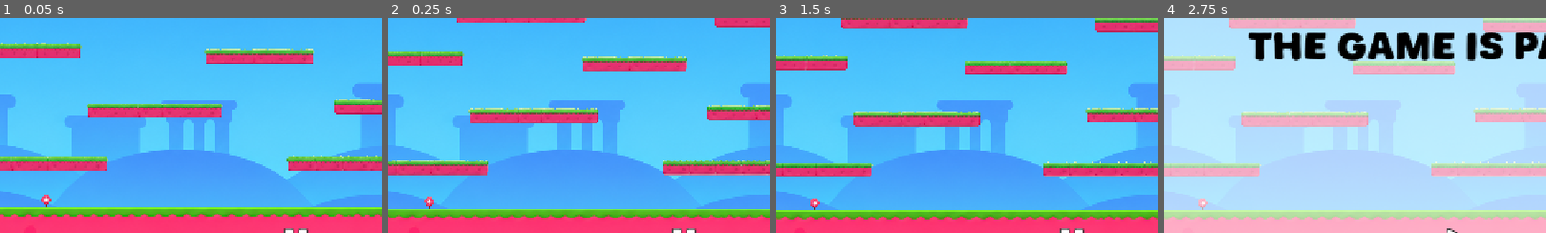
Above: before the commit, frames 1-4 (left to right).
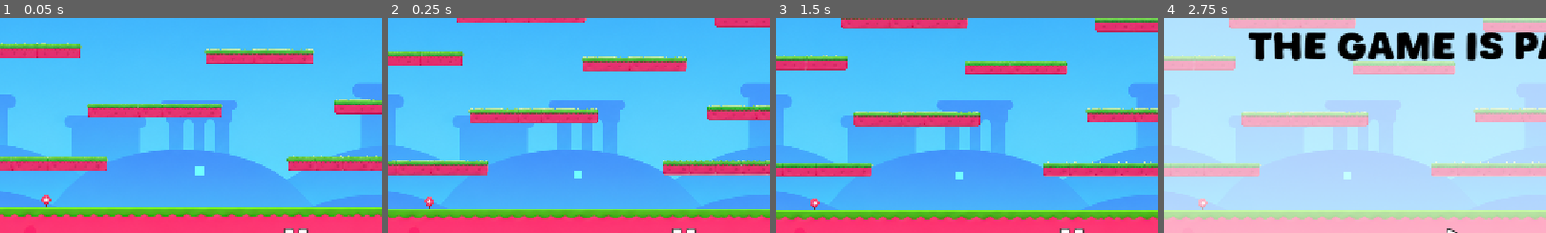
Above: after the commit, the same moments.

Repository: Varshit08/Tag_game
Game: Godot game, scene res://scenes/practise_map.tscn
Same seed, same stepped clock (60 frames per second), same inputs: the game is played once before the commit and once after it.
Inputs (mouse positions are % of the whole screen's width and height, from its top left):
- Up to frame 1 (0.05 s): no input
- Up to frame 2 (0.25 s): no input
- Up to frame 3 (1.5 s): no input
- Up to frame 4 (2.75 s): click (50, 96) at 2 s
The pictures show only the part of the screen within x 11-61%, y 44-94%; the shares and areas given below are measured in that part.

The runs differ from the first frame. In frame 1, 0.1% of the frame differs, in the area x 51-54%, y 68-74%; in frame 2, less than 0.1%; in frame 3, less than 0.1%; in frame 4, less than 0.1%.

Commit message:
Add speed power-up and fullscreen mode
This change adds a reusable speed boost pickup that temporarily increases player movement speed using a timer-driven power-up state. The pickup is placed in the practice map and wired to the player movement logic, while the timer timeout disables the boost cleanly. It also fixes the time-up loser label to use dynamic player selection and enables fullscreen window mode for the game.

Diff:
--- a/tag_game/project.godot
+++ b/tag_game/project.godot
@@ -19,6 +19,7 @@
 
 window/size/viewport_width=1280
 window/size/viewport_height=720
+window/size/mode=3
 window/stretch/mode="canvas_items"
 window/stretch/aspect="expand"
 
--- a/tag_game/scenes/player.tscn
+++ b/tag_game/scenes/player.tscn
@@ -193,11 +193,12 @@
 &"walk_right": SubResource("Animation_fjrip")
 }
 
-[node name="CharacterBody2D" type="CharacterBody2D" unique_id=1990145254 node_paths=PackedStringArray("tag_indicator", "animation_player", "player_texture_rect")]
+[node name="CharacterBody2D" type="CharacterBody2D" unique_id=1990145254 node_paths=PackedStringArray("tag_indicator", "animation_player", "speed_timer", "player_texture_rect")]
 collision_layer = 2
 script = ExtResource("1_4flbx")
 tag_indicator = NodePath("indicator_texture")
 animation_player = NodePath("AnimationPlayer")
+speed_timer = NodePath("speed_boost_timer")
 player_texture_rect = NodePath("player_texture")
 metadata/tagger = false
 
@@ -250,5 +251,8 @@
 position = Vector2(21, 26)
 texture = ExtResource("4_dqkch")
 
+[node name="speed_boost_timer" type="Timer" parent="." unique_id=1103858375]
+
 [connection signal="body_entered" from="Area2D" to="." method="_on_area_2d_body_entered"]
 [connection signal="body_exited" from="Area2D" to="." method="_on_area_2d_body_exited"]
+[connection signal="timeout" from="speed_boost_timer" to="." method="_on_speed_boost_timer_timeout"]
--- a/tag_game/scenes/practise_map.tscn
+++ b/tag_game/scenes/practise_map.tscn
@@ -15,6 +15,7 @@
 [ext_resource type="PackedScene" uid="uid://bmj3fiimwij2p" path="res://scenes/camera.tscn" id="11_eybdv"]
 [ext_resource type="Texture2D" uid="uid://cp44qkbt466ch" path="res://assets/maps/map_1_ground.png" id="12_vni48"]
 [ext_resource type="Texture2D" uid="uid://tp0y1qylo2yo" path="res://assets/maps/side_wall.png" id="13_tjm58"]
+[ext_resource type="PackedScene" uid="uid://dg553a6a1ucqd" path="res://scenes/speed_powerup.tscn" id="16_l4vec"]
 
 [sub_resource type="WorldBoundaryShape2D" id="WorldBoundaryShape2D_h7crl"]
 distance = -15.0
@@ -338,5 +339,8 @@
 [node name="game_timer" type="Timer" parent="." unique_id=1445887463]
 wait_time = 120.0
 
+[node name="Area2D" parent="." unique_id=1875544475 instance=ExtResource("16_l4vec")]
+position = Vector2(487, 567)
+
 [connection signal="pressed" from="CanvasLayer/pause_button" to="CanvasLayer/pause_button" method="_on_pressed"]
 [connection signal="timeout" from="game_timer" to="." method="_on_timer_timeout"]
--- /dev/null
+++ b/tag_game/scenes/speed_powerup.tscn
@@ -0,0 +1,22 @@
+[gd_scene format=3 uid="uid://dg553a6a1ucqd"]
+
+[ext_resource type="Script" uid="uid://dojtsxaxqv3o4" path="res://scripts/speed_power.gd" id="1_7p3yj"]
+
+[sub_resource type="CircleShape2D" id="CircleShape2D_sdnyn"]
+
+[node name="Area2D" type="Area2D" unique_id=1875544475]
+collision_layer = 0
+collision_mask = 2
+script = ExtResource("1_7p3yj")
+
+[node name="CollisionShape2D" type="CollisionShape2D" parent="." unique_id=1158659208]
+shape = SubResource("CircleShape2D_sdnyn")
+
+[node name="ColorRect" type="ColorRect" parent="." unique_id=870802989]
+offset_left = -7.0
+offset_top = -7.0
+offset_right = 7.0
+offset_bottom = 7.0
+color = Color(0.44313726, 1, 1, 1)
+
+[connection signal="body_entered" from="." to="." method="_on_body_entered"]
--- a/tag_game/scripts/player.gd
+++ b/tag_game/scripts/player.gd
@@ -1,3 +1,4 @@
+class_name player
 extends CharacterBody2D
 
 const TAGGER_META := "tagger"
@@ -14,19 +15,28 @@
 const NORMAL_SPEED := 300.0
 const TAG_SPEED := 310.0
 
-var SPEED := 300.0
-var JUMP_VELOCITY := -500.0
+# Power Ups
+const SPEED_POWER_BOOST := 1.3
+const SPEED_POWER_TIME := 5
 
 @export var player_texture : Texture
 @export var tag_indicator : TextureRect
 @export var can_tag : bool = true
 @export var animation_player : AnimationPlayer
 
+@export_group("Power Up Timers")
+@export var speed_timer : Timer
+
 @export_group("Player Changes")
 @export var jump : String
 @export var left : String
 @export var right : String
 @export var player_texture_rect : TextureRect
+
+var SPEED := 300.0
+var JUMP_VELOCITY := -500.0
+
+var speed_boost_active := false
 
 
 func _ready() -> void:
@@ -35,7 +45,7 @@
 
 
 func _physics_process(delta: float) -> void:
-	# Add the gravity.
+	# Add the gravity.x
 	if not is_on_floor():
 		velocity += get_gravity() * delta
 
@@ -60,7 +70,7 @@
 		animation_player.stop()
 
 	if direction:
-		velocity.x = direction * SPEED
+		velocity.x = direction * SPEED * max(SPEED_POWER_BOOST * int(speed_boost_active), 1)
 	else:
 		velocity.x = move_toward(velocity.x, 0, SPEED)
 
@@ -99,3 +109,14 @@
 func _on_area_2d_body_exited(body: Node2D) -> void:
 	can_tag = true
 	body.reset_can_tag()
+
+
+# Power ups ------------------------------------------------------------------
+func speed_boost_start() -> void:
+	speed_boost_active = true
+
+	speed_timer.start(SPEED_POWER_TIME)
+
+
+func _on_speed_boost_timer_timeout() -> void:
+	speed_boost_active = false
--- a/tag_game/scripts/practise_map.gd
+++ b/tag_game/scripts/practise_map.gd
@@ -1,6 +1,9 @@
 extends Node
 
 const TAGGER_META := "tagger"
+const LOST_LABEL := "Time Is Up! /n Player %s Loses!"
+const PLAYER_ONE_TEXT := "One"
+const PLAYER_TWO_TEXT := "Two"
 
 @export var set_time : int
 @export var game_timer : Timer
@@ -30,12 +33,11 @@
 
 
 func _on_timer_timeout():
+	var lost_player : String
 
 	if player_one.get_meta(TAGGER_META, false):
-		label.text = "Time Is Up!
-		 Player One Loses!"
-	elif player_two.get_meta(TAGGER_META, false):
-		label.text = "Time Is Up!
-		Player Two Loses!"
+		lost_player  = PLAYER_ONE_TEXT
+	else:
+		lost_player  = PLAYER_TWO_TEXT
 
 	get_tree().paused = true
--- /dev/null
+++ b/tag_game/scripts/speed_power.gd
@@ -0,0 +1,14 @@
+extends Area2D
+
+const TAGGER_META := "tagger"
+
+@export var boost_time : float = 2.5
+
+var picked_up := false
+
+
+func _on_body_entered(body: Node2D) -> void:
+	if body.has_meta(TAGGER_META) and not picked_up:
+		picked_up = true
+		body.speed_boost_start()
+		queue_free()
Not shown, added: tag_game/scripts/speed_power.gd.uid
Not shown, added: tag_game.zip
Not shown, added: tag_game/scriptszip.zip
